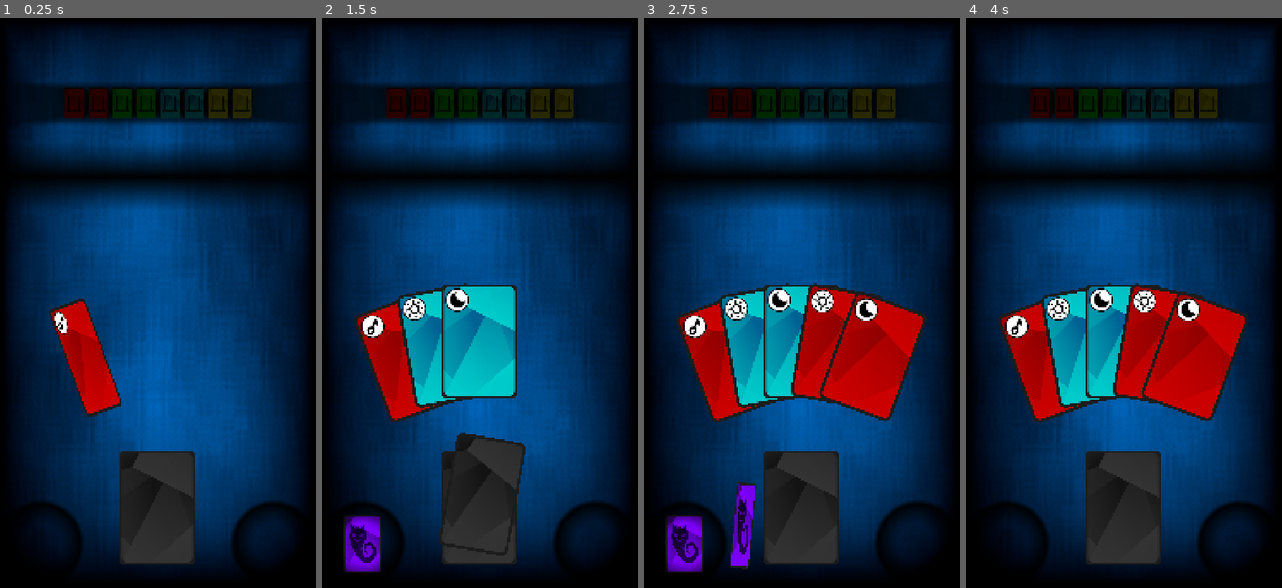
Above: before the commit, frames 1-4 (left to right).
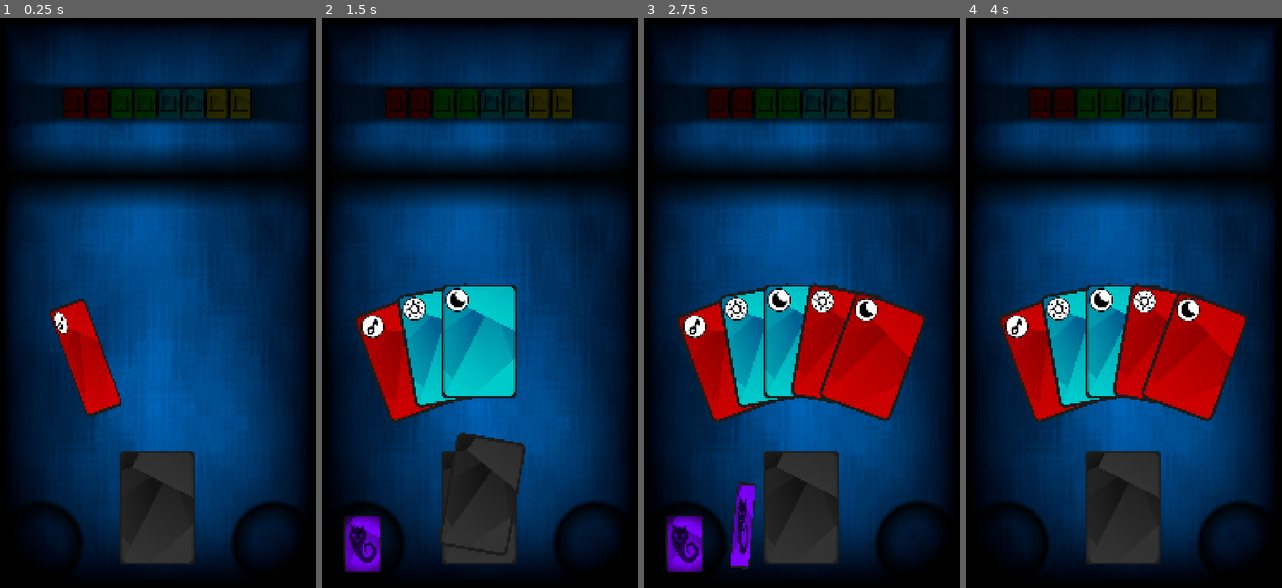
Above: after the commit, the same moments.

Repository: marcopar/Onirica
Game: Godot game, scene res://scenes/main/main.tscn
Same seed, same stepped clock (60 frames per second), same inputs: the game is played once before the commit and once after it.
Inputs (mouse positions are in pixels of both pictures, inside the frame that each line leads up to):
- Up to frame 1 (0.25 s): no input
- Up to frame 2 (1.5 s): drag from (480, 508) to (480, 177) at 0.52 s; drag from (363, 542) to (480, 508) at 1.27 s
- Up to frame 3 (2.75 s): move the mouse to (729, 360) at 2.02 s; click (729, 360) at 2.17 s
- Up to frame 4 (4 s): drag from (1063, 525) to (1240, 542) at 2.77 s; drag from (1133, 496) to (1007, 542) at 3.52 s

The runs differ from the first frame. In frame 1, 0.2% of the frame differs, in the area x 19-80%, y 12-18%; in frame 2, 0.2%; in frame 3, 0.2%; in frame 4, 0.2%.

Commit message:
Modular doors panel and cleanup

Diff:
--- a/project/scenes/card/card.gd
+++ b/project/scenes/card/card.gd
@@ -34,10 +34,6 @@
 	back_texture = load("res://assets/sprites/cards/back.png")
 	set_full_size()
 	set_back_texture()
-
-# Called every frame. 'delta' is the elapsed time since the previous frame.
-func _process(delta: float) -> void:
-	pass
 
 func set_outline(enabled: bool) -> void:
 	##the shader has an instance parameter to enable it or not on the single card
--- a/project/scenes/deck/deck.gd
+++ b/project/scenes/deck/deck.gd
@@ -3,15 +3,6 @@
 class_name Deck
 
 @onready var sprite_2d: Sprite2D = $Sprite2D
-
-# Called when the node enters the scene tree for the first time.
-func _ready() -> void:
-	pass # Replace with function body.
-
-
-# Called every frame. 'delta' is the elapsed time since the previous frame.
-func _process(delta: float) -> void:
-	pass
 
 func _on_input_event(viewport: Node, event: InputEvent, shape_idx: int) -> void:
 	if event is InputEventScreenTouch:
--- a/project/scenes/discard/discard.gd
+++ b/project/scenes/discard/discard.gd
@@ -9,10 +9,6 @@
 func _ready() -> void:
 	SignalManager.card_return_to_hand.connect(card_return_to_hand)
 	SignalManager.card_added_to_discard.connect(card_added_to_discard)
-
-# Called every frame. 'delta' is the elapsed time since the previous frame.
-func _process(delta: float) -> void:
-	pass
 
 func card_added_to_discard(card: Card) -> void:
 	highlight.enabled = false
--- /dev/null
+++ b/project/scenes/doorspanel/doors_button.gd
@@ -0,0 +1,34 @@
+extends Area2D
+
+class_name DoorsButton
+
+const LIGHT_DOOR: float = 1
+const DARK_DOOR: float = 0.2
+
+@onready var sprite_2d: Sprite2D = $Sprite2D
+
+func set_texture(texture: Texture2D) -> void:
+	sprite_2d.texture = texture
+
+func set_outline(enabled: bool) -> void:
+	##the shader has an instance parameter to enable it or not on the single card
+	sprite_2d.set_instance_shader_parameter("enabled", enabled)
+
+func set_lighted(enabled: bool) -> void:
+	if enabled:
+		sprite_2d.self_modulate = Color(LIGHT_DOOR, LIGHT_DOOR, LIGHT_DOOR,1)
+	else:
+		sprite_2d.self_modulate = Color(DARK_DOOR, DARK_DOOR, DARK_DOOR, 1)
+
+func is_lighted() -> bool:
+	return sprite_2d.self_modulate.r == LIGHT_DOOR
+
+func _on_input_event(viewport: Node, event: InputEvent, shape_idx: int) -> void:
+	print("Aaaa")
+	if event is InputEventScreenTouch:
+		var touch_event: InputEventScreenTouch = event
+		if touch_event.index > 0:
+			return
+		if(not touch_event.pressed):
+			print("touch ", viewport)
+		get_viewport().set_input_as_handled()
--- /dev/null
+++ b/project/scenes/doorspanel/doors_button.tscn
@@ -0,0 +1,32 @@
+[gd_scene load_steps=6 format=3 uid="uid://dc7ok7mwww8fx"]
+
+[ext_resource type="Script" uid="uid://bpsakiro5c8ug" path="res://scenes/doorspanel/doors_button.gd" id="1_32ddj"]
+[ext_resource type="Shader" uid="uid://ev2hcn4hhgq2" path="res://shaders/outline.gdshader" id="2_kb5p8"]
+[ext_resource type="Texture2D" uid="uid://btnkgsntbdm5f" path="res://assets/sprites/cards/red_door.png" id="3_s2eab"]
+
+[sub_resource type="ShaderMaterial" id="ShaderMaterial_fudy4"]
+shader = ExtResource("2_kb5p8")
+shader_parameter/color = Color(1, 1, 0, 1)
+shader_parameter/width = 20.0
+shader_parameter/pattern = 2
+shader_parameter/inside = true
+shader_parameter/add_margins = false
+shader_parameter/number_of_images = Vector2(1, 1)
+
+[sub_resource type="RectangleShape2D" id="RectangleShape2D_32ddj"]
+size = Vector2(256, 384)
+
+[node name="DoorsButton" type="Area2D"]
+script = ExtResource("1_32ddj")
+
+[node name="Sprite2D" type="Sprite2D" parent="."]
+self_modulate = Color(0.2, 0.2, 0.2, 1)
+material = SubResource("ShaderMaterial_fudy4")
+texture = ExtResource("3_s2eab")
+centered = false
+
+[node name="CollisionShape2D" type="CollisionShape2D" parent="."]
+position = Vector2(128, 192)
+shape = SubResource("RectangleShape2D_32ddj")
+
+[connection signal="input_event" from="." to="." method="_on_input_event"]
--- a/project/scenes/doorspanel/doors_panel.gd
+++ b/project/scenes/doorspanel/doors_panel.gd
@@ -8,9 +8,6 @@
 const GREEN_DOOR = preload("res://assets/sprites/cards/green_door.png")
 const BLUE_DOOR = preload("res://assets/sprites/cards/blue_door.png")
 const YELLOW_DOOR = preload("res://assets/sprites/cards/yellow_door.png")
-
-const LIGHT_DOOR: float = 1
-const DARK_DOOR: float = 0.2
 
 const DOOR_TEXTURES: Dictionary[CardManager.CARD_COLOR, Resource] = {
 	CardManager.CARD_COLOR.RED: RED_DOOR,
@@ -38,55 +35,43 @@
 	doors = door_count
 
 	for i in range(1, MAX_DOORS + 1):
-		var node: Sprite2D = door_container.find_child(str("D", i))
+		var node: DoorsButton = door_container.find_child(str("D", i))
 		node.visible = false
 
 	if doors == 8:
 		var first_door: int = 3
 		for i in range(first_door, MAX_DOORS - 1):
-			var node: Sprite2D = door_container.find_child(str("D", i))
+			var node: DoorsButton = door_container.find_child(str("D", i))
 			node.visible = true
-			node.texture = DOOR_TEXTURES[DOOR_COLORS_8[i-first_door]]
+			node.set_texture(DOOR_TEXTURES[DOOR_COLORS_8[i-first_door]])
 
 	if doors == 12:
 		var first_door: int = 1
 		for i in range(first_door, MAX_DOORS + 1):
-			var node: Sprite2D = door_container.find_child(str("D", i))
+			var node: DoorsButton = door_container.find_child(str("D", i))
 			node.visible = true
-			node.texture = DOOR_TEXTURES[DOOR_COLORS_12[i-first_door]]
+			node.set_texture(DOOR_TEXTURES[DOOR_COLORS_12[i-first_door]])
 
 func set_doors_found(color: CardManager.CARD_COLOR, door_count: int):
 	if doors == 8:
 		var first_door: int = 3 + DOOR_COLORS_8.find(color)
 		for i in range(first_door, first_door + 2):
-			var node: Sprite2D = door_container.find_child(str("D", i))
+			var node: DoorsButton = door_container.find_child(str("D", i))
 			if i - first_door < door_count:
-				node.self_modulate = Color(LIGHT_DOOR, LIGHT_DOOR, LIGHT_DOOR,1)
+				node.set_light(true)
 			else:
-				node.self_modulate = Color(DARK_DOOR, DARK_DOOR, DARK_DOOR, 1)
+				node.set_light(false)
 	if doors == 12:
 		var first_door: int = 1 + DOOR_COLORS_12.find(color)
 		for i in range(first_door, first_door + 3):
 			var node: Sprite2D = door_container.find_child(str("D", i))
 			if i - first_door < door_count:
-				node.self_modulate = Color(LIGHT_DOOR, LIGHT_DOOR, LIGHT_DOOR,1)
+				node.set_light(true)
 			else:
-				node.self_modulate = Color(DARK_DOOR, DARK_DOOR, DARK_DOOR, 1)
+				node.set_light(false)
 
 func set_outline(enabled: bool) -> void:
 	for i in range(1, MAX_DOORS + 1):
-		var node: Sprite2D = door_container.find_child(str("D", i))
+		var node: DoorsButton = door_container.find_child(str("D", i))
 		#if the door is light the we should apply the outline
-		if node.self_modulate.r == LIGHT_DOOR:
-			##the shader has an instance parameter to enable it or not on the single card
-			node.set_instance_shader_parameter("enabled", enabled)
-
-
-# Called when the node enters the scene tree for the first time.
-func _ready() -> void:
-	pass # Replace with function body.
-
-
-# Called every frame. 'delta' is the elapsed time since the previous frame.
-func _process(delta: float) -> void:
-	pass
+		node.set_outline(node.is_lighted())
--- a/project/scenes/doorspanel/doors_panel.tscn
+++ b/project/scenes/doorspanel/doors_panel.tscn
@@ -1,11 +1,7 @@
-[gd_scene load_steps=11 format=3 uid="uid://bxhxggou0553h"]
+[gd_scene load_steps=6 format=3 uid="uid://bxhxggou0553h"]
 
-[ext_resource type="Texture2D" uid="uid://cnhxk20xt15ay" path="res://assets/sprites/cards/blue_door.png" id="1_by7ci"]
 [ext_resource type="Script" uid="uid://bi1yoni0bh1vi" path="res://scenes/doorspanel/doors_panel.gd" id="1_n3ltj"]
-[ext_resource type="Texture2D" uid="uid://btnkgsntbdm5f" path="res://assets/sprites/cards/red_door.png" id="1_qfj76"]
-[ext_resource type="Texture2D" uid="uid://bc8aj5jwkixg1" path="res://assets/sprites/cards/green_door.png" id="2_edn8y"]
-[ext_resource type="Shader" uid="uid://ev2hcn4hhgq2" path="res://shaders/outline.gdshader" id="2_plo07"]
-[ext_resource type="Texture2D" uid="uid://ve0ailn7fsq5" path="res://assets/sprites/cards/yellow_door.png" id="4_6kguw"]
+[ext_resource type="PackedScene" uid="uid://dc7ok7mwww8fx" path="res://scenes/doorspanel/doors_button.tscn" id="2_6jafe"]
 
 [sub_resource type="CanvasItemMaterial" id="CanvasItemMaterial_ldbn4"]
 blend_mode = 3
@@ -21,15 +17,6 @@
 fill = 2
 fill_from = Vector2(0.5, 0.5)
 
-[sub_resource type="ShaderMaterial" id="ShaderMaterial_plo07"]
-shader = ExtResource("2_plo07")
-shader_parameter/color = Color(1, 1, 0, 1)
-shader_parameter/width = 20.0
-shader_parameter/pattern = 2
-shader_parameter/inside = true
-shader_parameter/add_margins = false
-shader_parameter/number_of_images = Vector2(1, 1)
-
 [node name="DoorsPanel" type="Node2D"]
 script = ExtResource("1_n3ltj")
 
@@ -39,105 +26,51 @@
 centered = false
 
 [node name="DoorContainer" type="Node2D" parent="Background"]
-position = Vector2(68, 22)
+position = Vector2(65, 22)
 
-[node name="D1" type="Sprite2D" parent="Background/DoorContainer"]
-self_modulate = Color(0.2, 0.2, 0.2, 1)
-material = SubResource("ShaderMaterial_plo07")
-scale = Vector2(0.27, 0.27)
-texture = ExtResource("1_qfj76")
-centered = false
+[node name="D1" parent="Background/DoorContainer" instance=ExtResource("2_6jafe")]
+scale = Vector2(0.275, 0.275)
 
-[node name="D2" type="Sprite2D" parent="Background/DoorContainer"]
-self_modulate = Color(0.2, 0.2, 0.2, 1)
-material = SubResource("ShaderMaterial_plo07")
+[node name="D2" parent="Background/DoorContainer" instance=ExtResource("2_6jafe")]
 position = Vector2(80, 0)
-scale = Vector2(0.27, 0.27)
-texture = ExtResource("1_qfj76")
-centered = false
+scale = Vector2(0.275, 0.275)
 
-[node name="D3" type="Sprite2D" parent="Background/DoorContainer"]
-self_modulate = Color(0.2, 0.2, 0.2, 1)
-material = SubResource("ShaderMaterial_plo07")
-instance_shader_parameters/enabled = false
+[node name="D3" parent="Background/DoorContainer" instance=ExtResource("2_6jafe")]
 position = Vector2(160, 0)
-scale = Vector2(0.27, 0.27)
-texture = ExtResource("1_qfj76")
-centered = false
+scale = Vector2(0.275, 0.275)
 
-[node name="D4" type="Sprite2D" parent="Background/DoorContainer"]
-self_modulate = Color(0.2, 0.2, 0.2, 1)
-material = SubResource("ShaderMaterial_plo07")
-instance_shader_parameters/enabled = false
+[node name="D4" parent="Background/DoorContainer" instance=ExtResource("2_6jafe")]
 position = Vector2(240, 0)
-scale = Vector2(0.27, 0.27)
-texture = ExtResource("2_edn8y")
-centered = false
+scale = Vector2(0.275, 0.275)
 
-[node name="D5" type="Sprite2D" parent="Background/DoorContainer"]
-self_modulate = Color(0.2, 0.2, 0.2, 1)
-material = SubResource("ShaderMaterial_plo07")
-instance_shader_parameters/enabled = false
+[node name="D5" parent="Background/DoorContainer" instance=ExtResource("2_6jafe")]
 position = Vector2(320, 0)
-scale = Vector2(0.27, 0.27)
-texture = ExtResource("2_edn8y")
-centered = false
+scale = Vector2(0.275, 0.275)
 
-[node name="D6" type="Sprite2D" parent="Background/DoorContainer"]
-self_modulate = Color(0.2, 0.2, 0.2, 1)
-material = SubResource("ShaderMaterial_plo07")
-instance_shader_parameters/enabled = false
+[node name="D6" parent="Background/DoorContainer" instance=ExtResource("2_6jafe")]
 position = Vector2(400, 0)
-scale = Vector2(0.27, 0.27)
-texture = ExtResource("2_edn8y")
-centered = false
+scale = Vector2(0.275, 0.275)
 
-[node name="D7" type="Sprite2D" parent="Background/DoorContainer"]
-self_modulate = Color(0.2, 0.2, 0.2, 1)
-material = SubResource("ShaderMaterial_plo07")
+[node name="D7" parent="Background/DoorContainer" instance=ExtResource("2_6jafe")]
 position = Vector2(480, 0)
-scale = Vector2(0.27, 0.27)
-texture = ExtResource("1_by7ci")
-centered = false
+scale = Vector2(0.275, 0.275)
 
-[node name="D8" type="Sprite2D" parent="Background/DoorContainer"]
-self_modulate = Color(0.2, 0.2, 0.2, 1)
-material = SubResource("ShaderMaterial_plo07")
+[node name="D8" parent="Background/DoorContainer" instance=ExtResource("2_6jafe")]
 position = Vector2(560, 0)
-scale = Vector2(0.27, 0.27)
-texture = ExtResource("1_by7ci")
-centered = false
+scale = Vector2(0.275, 0.275)
 
-[node name="D9" type="Sprite2D" parent="Background/DoorContainer"]
-self_modulate = Color(0.2, 0.2, 0.2, 1)
-material = SubResource("ShaderMaterial_plo07")
-instance_shader_parameters/enabled = false
+[node name="D9" parent="Background/DoorContainer" instance=ExtResource("2_6jafe")]
 position = Vector2(640, 0)
-scale = Vector2(0.27, 0.27)
-texture = ExtResource("1_by7ci")
-centered = false
+scale = Vector2(0.275, 0.275)
 
-[node name="D10" type="Sprite2D" parent="Background/DoorContainer"]
-self_modulate = Color(0.2, 0.2, 0.2, 1)
-material = SubResource("ShaderMaterial_plo07")
-instance_shader_parameters/enabled = false
+[node name="D10" parent="Background/DoorContainer" instance=ExtResource("2_6jafe")]
 position = Vector2(720, 0)
-scale = Vector2(0.27, 0.27)
-texture = ExtResource("4_6kguw")
-centered = false
+scale = Vector2(0.275, 0.275)
 
-[node name="D11" type="Sprite2D" parent="Background/DoorContainer"]
-self_modulate = Color(0.2, 0.2, 0.2, 1)
-material = SubResource("ShaderMaterial_plo07")
+[node name="D11" parent="Background/DoorContainer" instance=ExtResource("2_6jafe")]
 position = Vector2(800, 0)
-scale = Vector2(0.27, 0.27)
-texture = ExtResource("4_6kguw")
-centered = false
+scale = Vector2(0.275, 0.275)
 
-[node name="D12" type="Sprite2D" parent="Background/DoorContainer"]
-self_modulate = Color(0.2, 0.2, 0.2, 1)
-material = SubResource("ShaderMaterial_plo07")
+[node name="D12" parent="Background/DoorContainer" instance=ExtResource("2_6jafe")]
 position = Vector2(880, 0)
-scale = Vector2(0.27, 0.27)
-texture = ExtResource("4_6kguw")
-centered = false
+scale = Vector2(0.275, 0.275)
--- a/project/scenes/labyrinth/labyrinth.gd
+++ b/project/scenes/labyrinth/labyrinth.gd
@@ -16,10 +16,6 @@
 	initial_global_position = global_position
 	SignalManager.card_added_to_labyrinth.connect(card_added_to_labyrinth)
 	SignalManager.card_return_to_hand.connect(card_return_to_hand)
-
-# Called every frame. 'delta' is the elapsed time since the previous frame.
-func _process(delta: float) -> void:
-	pass
 
 func new_game() -> void:
 	global_position = initial_global_position
--- a/project/scenes/main/main.gd
+++ b/project/scenes/main/main.gd
@@ -42,10 +42,6 @@
 		await empty_limbo()
 	#enable cards to be picked
 	set_hand_pickable(true)
-
-# Called every frame. 'delta' is the elapsed time since the previous frame.
-func _process(delta: float) -> void:
-	pass
 
 func draw_card(empty_limbo_enabled: bool, nightmares_enabled: bool) -> bool:
 	var card_drawn: bool = false
--- a/project/scenes/nightmare_panel/nightmare_button.gd
+++ b/project/scenes/nightmare_panel/nightmare_button.gd
@@ -33,12 +33,6 @@
 	icon.texture = texture
 	enabled = true
 
-
-# Called every frame. 'delta' is the elapsed time since the previous frame.
-func _process(delta: float) -> void:
-	pass
-
-
 func _on_input_event(viewport: Node, event: InputEvent, shape_idx: int) -> void:
 	if not enabled:
 		return
--- a/project/scenes/nightmare_panel/nightmare_panel.gd
+++ b/project/scenes/nightmare_panel/nightmare_panel.gd
@@ -17,11 +17,6 @@
 	buttons.push_back(button_discard_key)
 	SignalManager.nightmare_button_selected.connect(nightmare_button_selected)
 
-
-# Called every frame. 'delta' is the elapsed time since the previous frame.
-func _process(delta: float) -> void:
-	pass
-
 func nightmare_button_selected(type: Constants.NIGHTMARE_DISCARD, selected: bool) -> void:
 	#ignore deselect signals
 	if selected:
Not shown, added: project/scenes/doorspanel/doors_button.gd.uid
